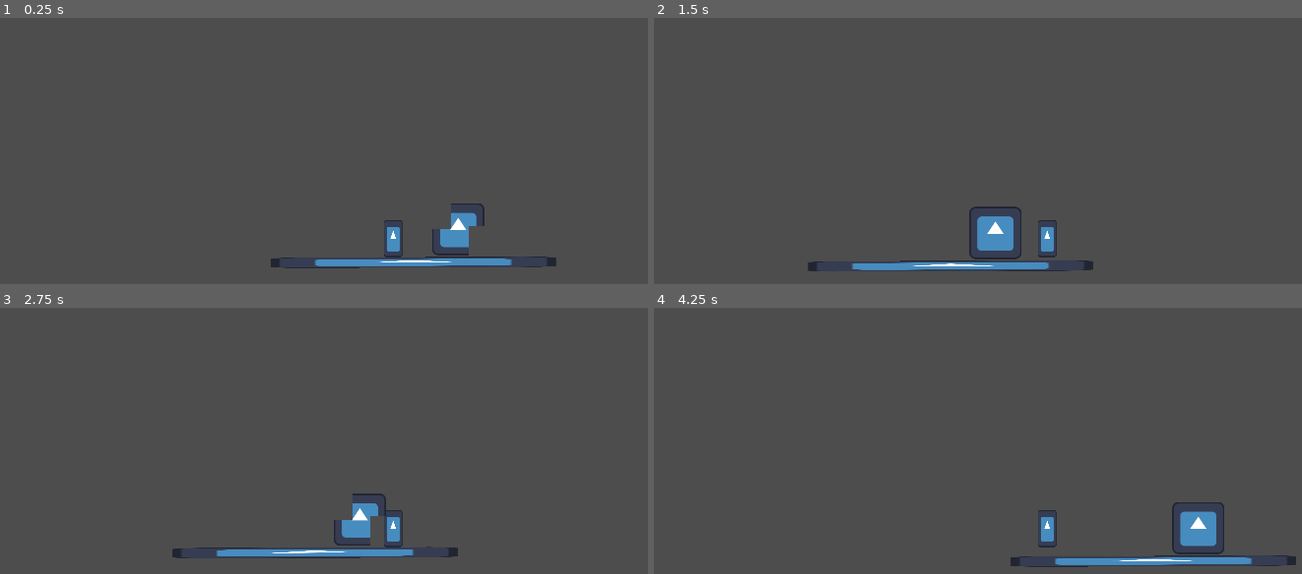
Above: before the commit, frames 1-4 (two rows, left to right).
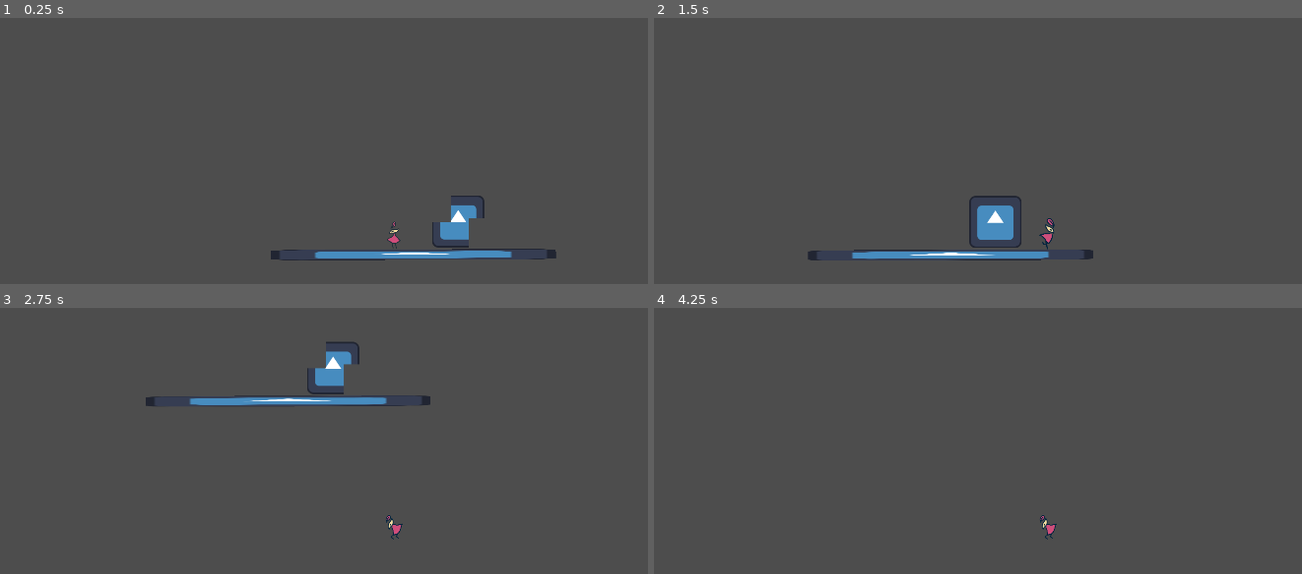
Above: after the commit, the same moments.

Repository: gfezzuog/GGJ2026
Game: Godot game, scene res://Scenes/Test/test.tscn
The game is run twice, just before and just after one commit, with the same random seed, the same clock (stepped at 60 frames per second) and the same inputs. The project has no main scene, so this scene is started directly. The engine's default icon, where the game draws it, is replaced by a stand-in: a white triangle on a blue panel in a dark square.
Inputs (mouse positions are in pixels of both pictures, inside the frame that each line leads up to):
- Up to frame 1 (0.25 s): no input
- Up to frame 2 (1.5 s): tap Enter at 0.5 s; move the mouse to (outside the picture) at 0.52 s; hold D (right) from 0.53 s (still down); tap Space (jump) at 0.6, 0.77, 1.07 s; move the mouse to (outside the picture) at 1.27 s; click (outside the picture) at 1.35 s
- Up to frame 3 (2.75 s): tap Space (jump) at 1.52, 1.55, 1.82, 2.1 s; move the mouse to (155, 462) at 2.02 s; release D (right) at 2.03 s; hold A (left) from 2.03 s (still down)
- Up to frame 4 (4.25 s): keep holding A (left); move the mouse to (1088, 528) at 2.77 s; click (1088, 528) at 2.85 s; tap Space (jump) at 3.02, 3.05, 3.32, 3.6, 3.77, 4.07 s; move the mouse to (926, 417) at 3.52 s

The runs differ from the first frame. In frame 1, 2.7% of the frame differs, in the area x 41-86%, y 66-95%; in frame 2, 3.0%; in frame 3, 3.7%, in the area x 22-71%, y 12-95%; in frame 4, 2.3%.

Commit message:
Aggiunte animazioni e sprite
peffoh

Diff:
--- a/ggj-2026/Scenes/Player/player.tscn
+++ b/ggj-2026/Scenes/Player/player.tscn
@@ -1,18 +1,76 @@
-[gd_scene load_steps=4 format=3 uid="uid://bo0grlbvum03a"]
+[gd_scene load_steps=11 format=3 uid="uid://bo0grlbvum03a"]
 
 [ext_resource type="Script" uid="uid://qr4upyhehscv" path="res://Scripts/Player/player.gd" id="1_a3d8c"]
-[ext_resource type="Texture2D" uid="uid://d3v8eynat77lb" path="res://Assets/icon.svg" id="1_uvnfx"]
+[ext_resource type="Texture2D" uid="uid://c3pbrkxvt62wa" path="res://Assets/Player/idle_0.PNG" id="3_mtuoh"]
+[ext_resource type="Texture2D" uid="uid://bldvns6q6r0k7" path="res://Assets/Player/idle_1.PNG" id="4_htcer"]
+[ext_resource type="Texture2D" uid="uid://c5o534he8fs2y" path="res://Assets/Player/walk_0.PNG" id="5_dd0ac"]
+[ext_resource type="Texture2D" uid="uid://bg3a11j5tgjlb" path="res://Assets/Player/jump_0.PNG" id="5_gk6dx"]
+[ext_resource type="Texture2D" uid="uid://ln17eq6xrxku" path="res://Assets/Player/walk_1.PNG" id="6_0u5uq"]
+[ext_resource type="Texture2D" uid="uid://daodesqyjkxc6" path="res://Assets/Player/jump_1.PNG" id="6_jhyir"]
+[ext_resource type="Texture2D" uid="uid://uw8op58q5xpi" path="res://Assets/Player/jump_2.PNG" id="7_74mp2"]
 
 [sub_resource type="RectangleShape2D" id="RectangleShape2D_a3d8c"]
-size = Vector2(46, 92)
+size = Vector2(46, 67)
+
+[sub_resource type="SpriteFrames" id="SpriteFrames_dd0ac"]
+animations = [{
+"frames": [{
+"duration": 150.0,
+"texture": ExtResource("5_gk6dx")
+}],
+"loop": true,
+"name": &"die",
+"speed": 24.0
+}, {
+"frames": [{
+"duration": 150.0,
+"texture": ExtResource("7_74mp2")
+}],
+"loop": true,
+"name": &"fall",
+"speed": 5.0
+}, {
+"frames": [{
+"duration": 3.0,
+"texture": ExtResource("3_mtuoh")
+}, {
+"duration": 3.0,
+"texture": ExtResource("4_htcer")
+}],
+"loop": true,
+"name": &"idle",
+"speed": 24.0
+}, {
+"frames": [{
+"duration": 5.0,
+"texture": ExtResource("6_jhyir")
+}],
+"loop": false,
+"name": &"jump",
+"speed": 24.0
+}, {
+"frames": [{
+"duration": 2.0,
+"texture": ExtResource("5_dd0ac")
+}, {
+"duration": 2.0,
+"texture": ExtResource("6_0u5uq")
+}],
+"loop": true,
+"name": &"walk",
+"speed": 24.0
+}]
 
 [node name="Player" type="CharacterBody2D"]
 script = ExtResource("1_a3d8c")
 
 [node name="CollisionShape2D" type="CollisionShape2D" parent="."]
+position = Vector2(0, -6.5)
 shape = SubResource("RectangleShape2D_a3d8c")
 
-[node name="Sprite2D" type="Sprite2D" parent="."]
-position = Vector2(-0.5000015, 0.5)
-scale = Vector2(0.3671875, 0.7109375)
-texture = ExtResource("1_uvnfx")
+[node name="AnimatedSprite2D" type="AnimatedSprite2D" parent="."]
+position = Vector2(0, -12)
+sprite_frames = SubResource("SpriteFrames_dd0ac")
+animation = &"jump"
+
+[connection signal="animation_finished" from="AnimatedSprite2D" to="." method="_on_animated_sprite_2d_animation_finished"]
--- a/ggj-2026/Scripts/Player/player.gd
+++ b/ggj-2026/Scripts/Player/player.gd
@@ -1,23 +1,55 @@
 extends CharacterBody2D
 
 @export var speed: float = 300.0
-@export var jump_force: float = 200.0
+@export var jump_force: float = 250.0
 @export var gravity: float = 900
+@onready var animation = $AnimatedSprite2D
+@onready var walking = false
+@onready var jumping = false
+@onready var falling = false
 
 func _physics_process(delta: float) -> void:
-	# Add the gravity.
+	# Add the gravity and handle falling state.
 	if not is_on_floor():
 		velocity.y += gravity * delta
+		falling = true
+	elif is_on_floor():
+		falling = false
 
 	# Handle jump.
 	if Input.is_action_just_pressed("jump") and is_on_floor():
 		velocity.y = -jump_force
+		jumping = true
 
 	# Get the input direction and handle the movement/deceleration
 	var direction := Input.get_axis("left", "right")
 	if direction:
+		walking = true
 		velocity.x = direction * speed
 	else:
+		walking = false
 		velocity.x = move_toward(velocity.x, 0, speed)
 
 	move_and_slide()
+
+	#handle animations and states
+	if jumping:
+		animation.play("jump")
+	elif falling:
+		animation.play("fall")
+		if direction > 0:
+			animation.flip_h = false
+		else:
+			animation.flip_h = true
+	elif walking and direction > 0 and not jumping:
+		animation.flip_h = false
+		animation.play("walk")
+	elif walking and direction < 0 and not jumping:
+		animation.flip_h = true
+		animation.play("walk")
+	else:
+		animation.play("idle")
+
+func _on_animated_sprite_2d_animation_finished() -> void:
+	if jumping:
+		jumping = false # Replace with function body.
Binary file added: ggj-2026/Assets/Player/idle_0.PNG
Not shown, added: ggj-2026/Assets/Player/idle_0.PNG.import
Binary file added: ggj-2026/Assets/Player/idle_1.PNG
Not shown, added: ggj-2026/Assets/Player/idle_1.PNG.import
Binary file added: ggj-2026/Assets/Player/jump_0.PNG
Not shown, added: ggj-2026/Assets/Player/jump_0.PNG.import
Binary file added: ggj-2026/Assets/Player/jump_1.PNG
Not shown, added: ggj-2026/Assets/Player/jump_1.PNG.import
Binary file added: ggj-2026/Assets/Player/jump_2.PNG
Not shown, added: ggj-2026/Assets/Player/jump_2.PNG.import
Binary file added: ggj-2026/Assets/Player/walk_0.PNG
Not shown, added: ggj-2026/Assets/Player/walk_0.PNG.import
(and 4 more such lines)
